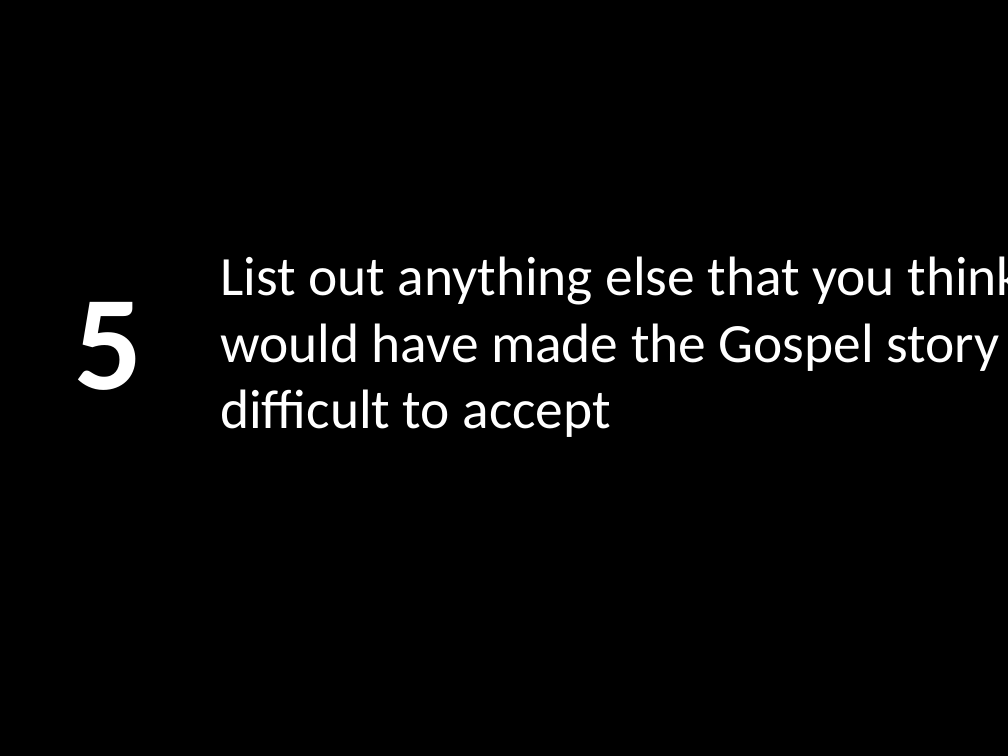
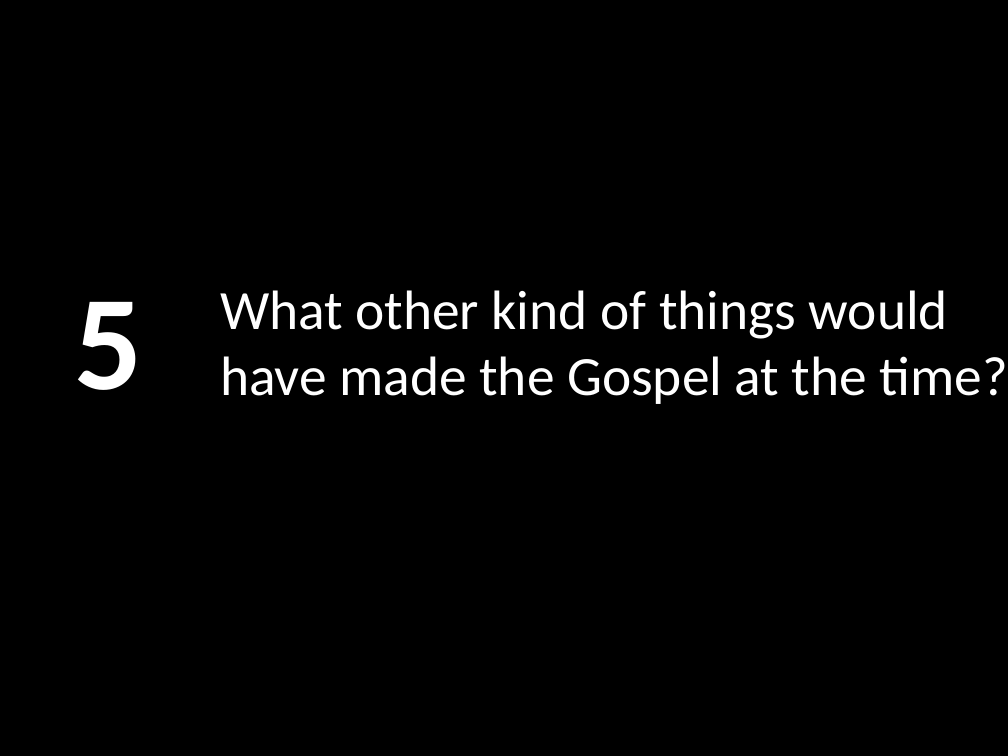
Before and after one commit to LukeMurphey/Ai1L, a slide deck: slide 9 of companion-website/public/files/9. How Not to Start a Religion.pptx (slide 6 before the commit). Drawn at 1008x756 pixels with LibreOffice and Linux fonts; fonts in the diff are those of the drawing. Boxes give left, top, right and bottom in pixels: in the first picture for what was removed or moved away, otherwise in the second. Text is boxed around its words. In the diff, an @@ line names an element or a change of style, - is before the commit and + after.

Commit message:
Updated slides

```diff
--- a/companion-website/public/files/9. How Not to Start a Religion.pptx
+++ b/companion-website/public/files/9. How Not to Start a Religion.pptx
@@ title at bbox=[220, 290, 1007, 404]: text changed @@
-List out anything else that you think would have made the Gospel story difficult to accept
+What other kind of things would have made the Gospel at the time?
```
Also in this commit, not shown: 3 other slides changed, 3 slides added.
